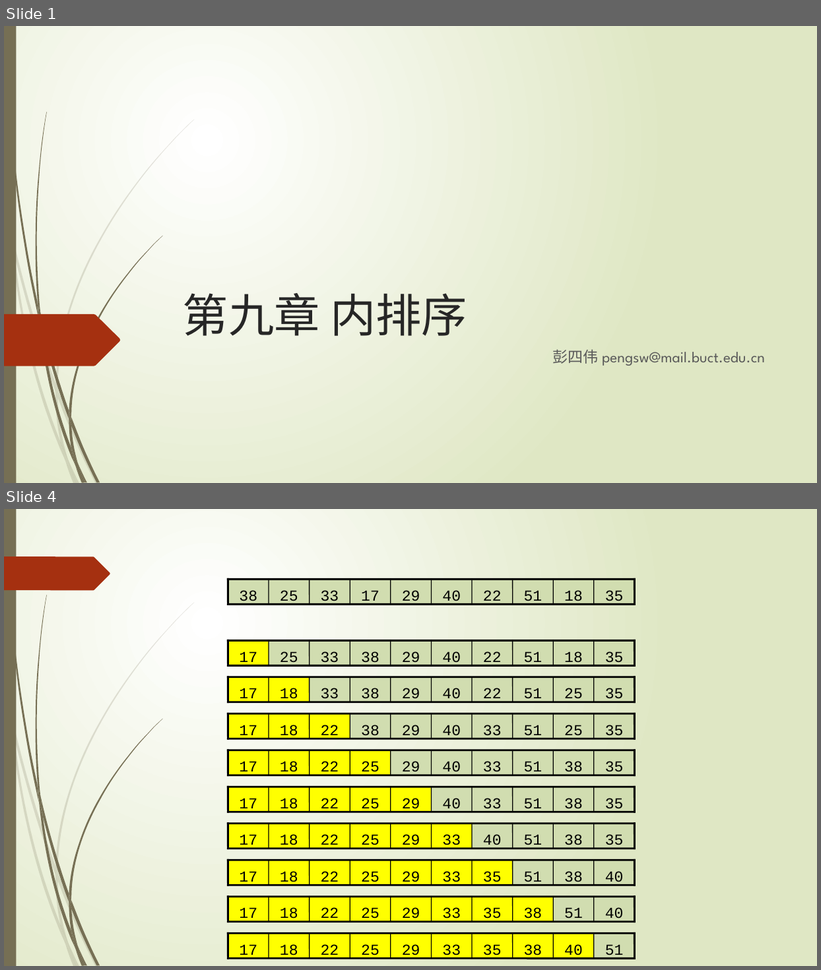
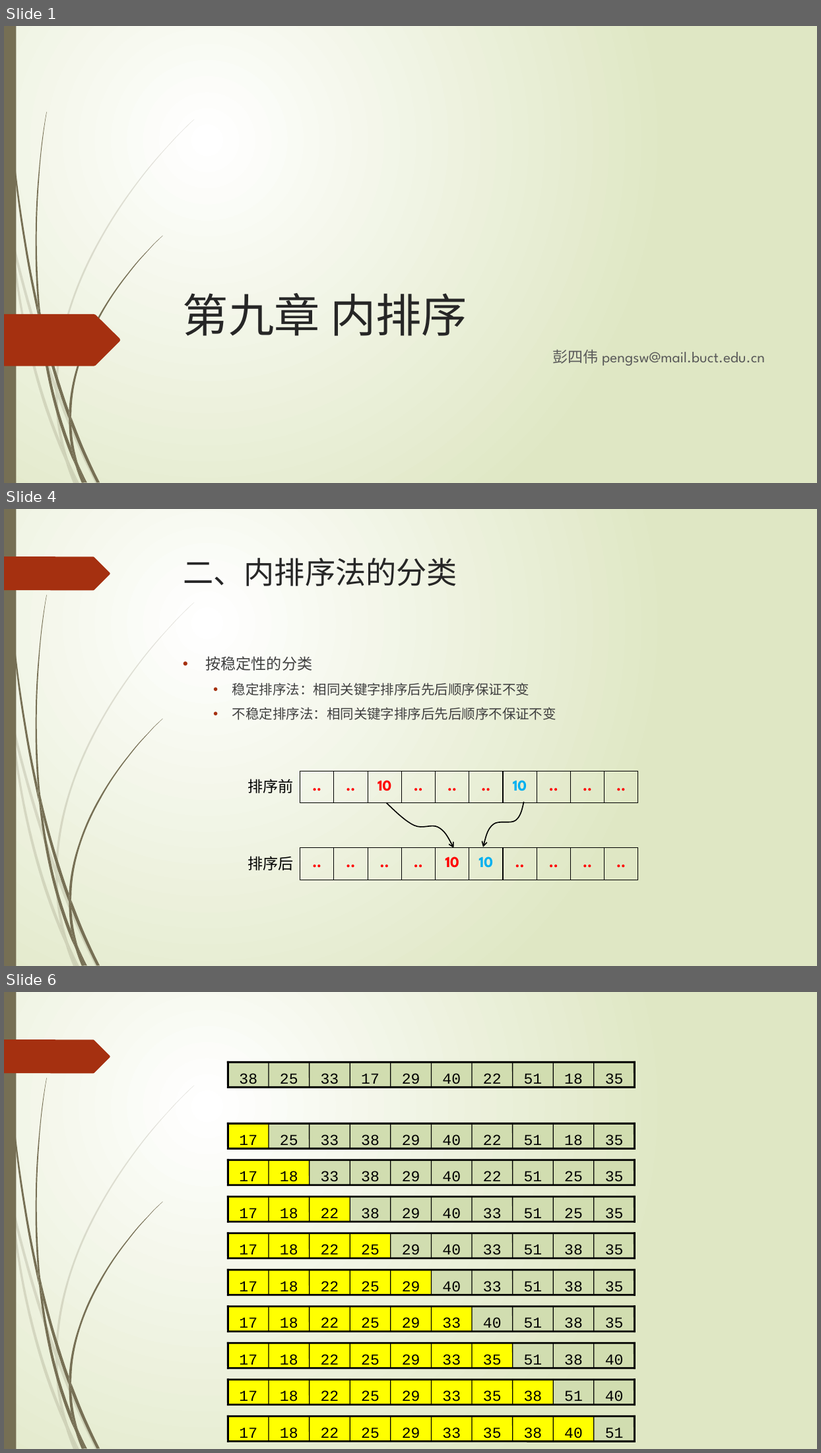
Before and after one commit to TeacherPeng/Datastruct, a slide deck: 教案/第09章 内排序.pptx. Shown one above the other, each under a label of ours: slides 1 and 4 before the commit, slides 1, 4 and 6 after it; the slides between them are not shown. The pictures are 821x970 and 821x1453 pixels, drawn with LibreOffice and Linux fonts; fonts in the diff are those of the drawing. Boxes give left, top, right and bottom in pixels: in the first picture for what was removed or moved away, otherwise in the second. Text is boxed around its words. In the diff, an @@ line names an element or a change of style, - is before the commit and + after.

```diff
--- a/教案/第09章 内排序.pptx
+++ b/教案/第09章 内排序.pptx
@@ slide 4 added at [4, 509, 817, 966], background gradient #FFFFFF to #DFE8C4; not listed: 24 template elements that a slide beside it also shows @@
@@ title added at [183, 558, 457, 586], 36 pt, text #262626 @@
+二、内排序法的分类
@@ text added at [206, 656, 556, 720], 16 pt, text #404040 @@
+• 按稳定性的分类
+  • 稳定排序法：相同关键字排序后先后顺序保证不变
+  • 不稳定排序法：相同关键字排序后先后顺序不保证不变
@@ text added at [248, 779, 293, 793], 18 pt, text #000000 @@
+排序前
@@ table added at [300, 771, 636, 803], 1 rows, 10 columns @@
+.. | .. | 10 | .. | .. | .. | 10 | .. | .. | ..
@@ freeform shape added at [386, 803, 453, 848], outline #000000 1.25 pt @@
@@ freeform shape added at [483, 803, 524, 848], outline #000000 1.25 pt @@
@@ text added at [248, 856, 293, 871], 18 pt, text #000000 @@
+排序后
@@ table added at [300, 848, 636, 880], 1 rows, 10 columns @@
+.. | .. | .. | .. | 10 | 10 | .. | .. | .. | ..
@@ what was slide 4 is now slide 6 @@
```
Also in this commit, not shown: 5 slides changed, 1 other slide added.
